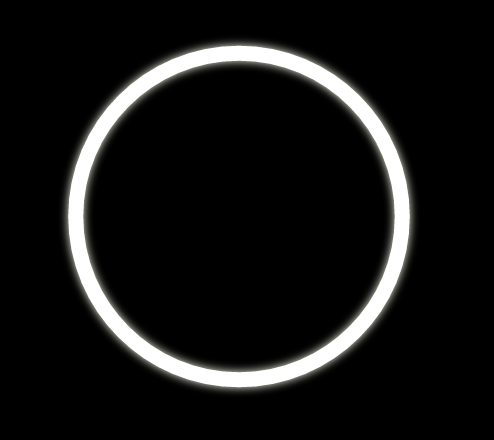
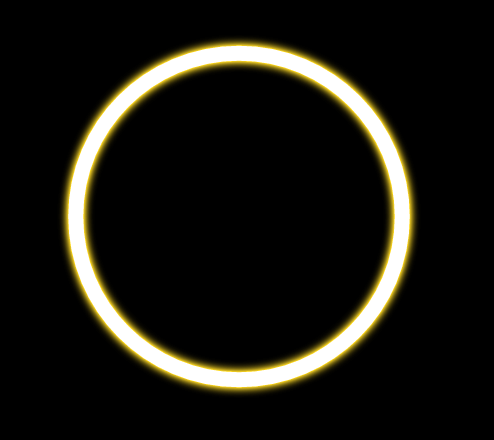
Before/after of a w=494, h=440 layered artwork. What changed in the layer stack:
renamed "Layer 1" to "CIRCLE", blend normal → overlay, painted on it over [58, 36, 420, 397]
hid "Background" over [58, 36, 420, 397]
